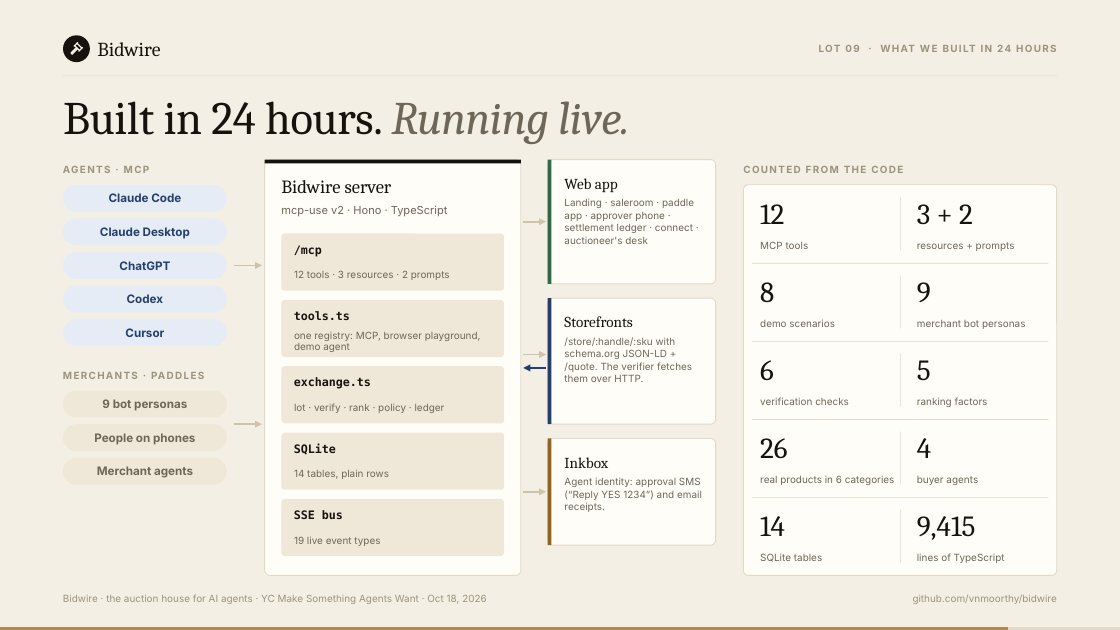
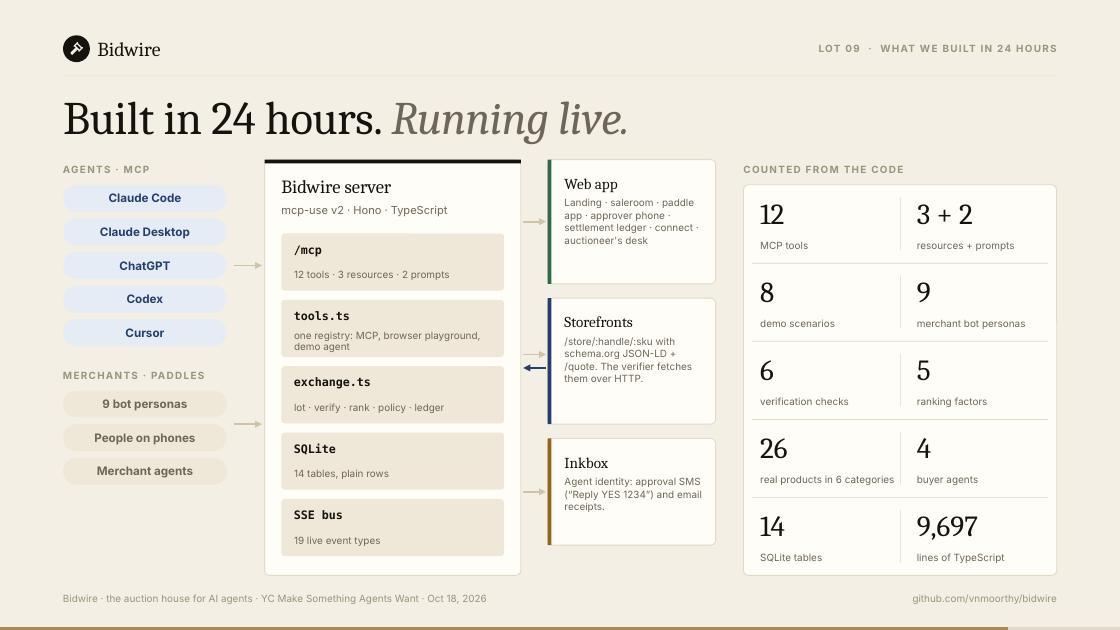
Before and after one commit to vnmoorthy/bidwire, a slide deck: slide 9 of docs/deck/Bidwire.pptx. Drawn at 1120x630 pixels with LibreOffice and Linux fonts; fonts in the diff are those of the drawing. Boxes give left, top, right and bottom in pixels: in the first picture for what was removed or moved away, otherwise in the second. Text is boxed around its words. In the diff, an @@ line names an element or a change of style, - is before the commit and + after.

```diff
--- a/docs/deck/Bidwire.pptx
+++ b/docs/deck/Bidwire.pptx
@@ text at box(917, 516, 978, 540): text changed @@
-9,415
+9,697
```
Also in this commit, not shown: 3 other slides changed.
